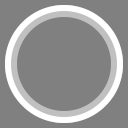
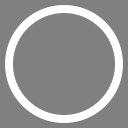
Two versions of the same layered image (128x128). Layer-by-layer changes:
painted on "Ellipse 1" (1st of 2) over [11, 11, 117, 117]
hid "Ellipse 1" (2nd of 2) over [5, 5, 123, 123]
